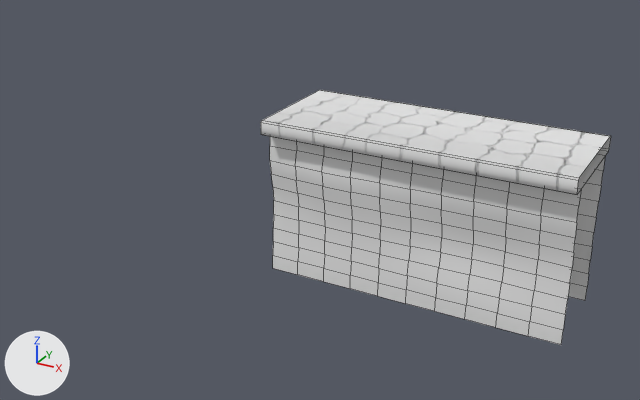
Two versions of the FBX model Progetto_SVG/Assets/Assets/Models/ParkourGroundSide.fbx, one commit apart.
The view is the same before and after, from a camera (50 mm lens) standing at (9.53, -24.51, 9.23) and looking at (-4.07, 0.2, -3.13). Every picture has the same lights, and +X, +Y and +Z are marked at lower left. Mesh edges are drawn as thin lines. Where no turn or scale is listed for an object, it has been applied to the vertices.

Names of what the first picture shows: 'Ground_Dirt_LP', 'Ground_LP'.
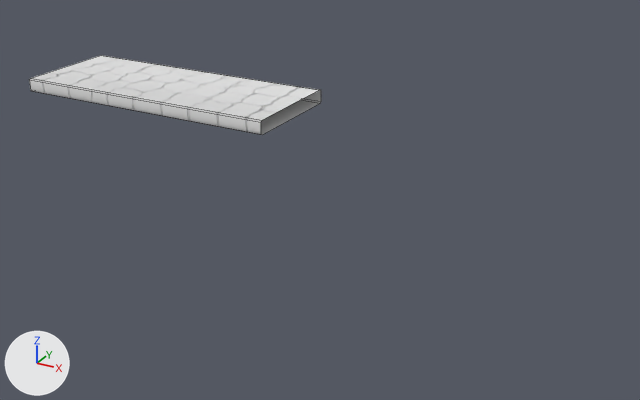
Where the newer file only moved an object's origin or applied its transform, the numbers keep the older frame.

Where the change shows, as pixel boxes (x1, y1, x2, y2) in the pictures (640 x 400 px):
'Ground_Dirt_LP', deleted
    before: (270, 136, 605, 345)
'Ground_LP', mesh moved
    before: (261, 90, 611, 195)
    after: (29, 55, 321, 135)

What the commit changed:
me_plane_001 has 16 vertices, 8 faces and spans x -5.0..5.0, y -2.0..2.0, z -0.25..0.25.
me_plane_001 is used by ob_ground_lp; location (0.0, 0.0, 0.0).
me_plane_001 part 1: the whole mesh is moved by (-10.0, 0.0, 0.0).
Object 'Ground_Dirt_LP' (ob_ground_dirt_lp) is deleted.
